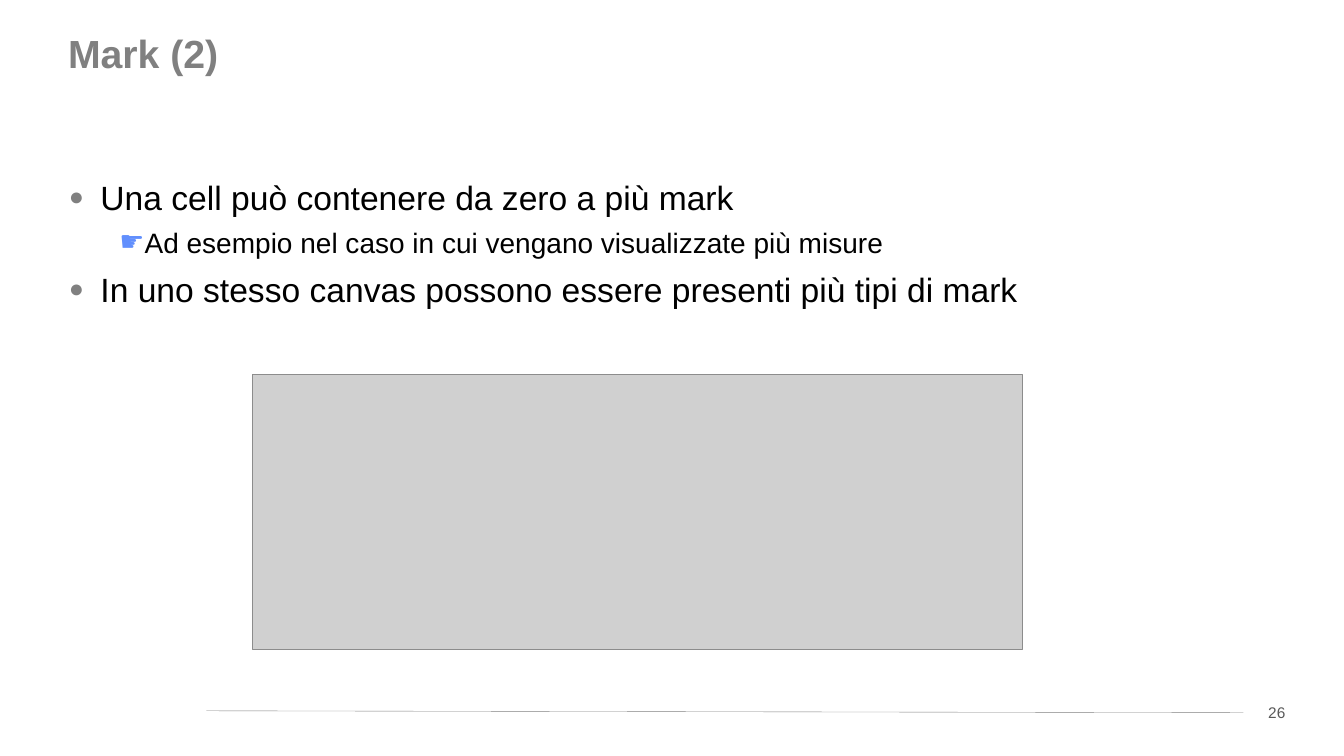
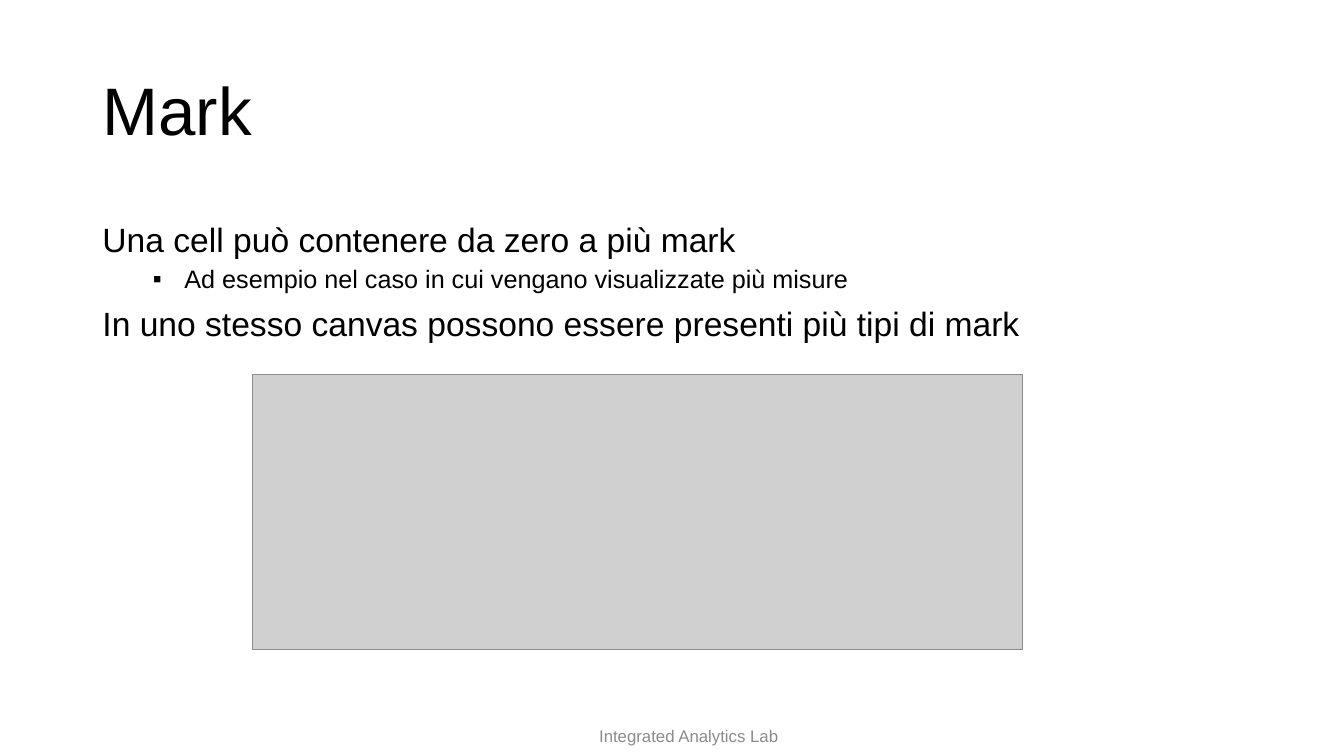
Before and after one commit to w4bo/teaching-handsondatapipelines, a slide deck: slide 18 of 04-OLAPandVisualization/slides.pptx (slide 26 before the commit). Drawn at 1344x756 pixels with LibreOffice and Linux fonts; fonts in the diff are those of the drawing; grey boxes stand for pictures; background and template pictures are left out. Boxes give left, top, right and bottom in pixels: in the first picture for what was removed or moved away, otherwise in the second. Text is boxed around its words. In the diff, an @@ line names an element or a change of style, - is before the commit and + after.

```diff
--- a/04-OLAPandVisualization/slides.pptx
+++ b/04-OLAPandVisualization/slides.pptx
@@ title "Mark" at box(102, 86, 251, 136): vertical alignment top to middle @@
@@ title at box(102, 86, 251, 136): text changed; size 28 to 48 pt; text colour #808080 to #000000; bold off @@
-Mark (2)
+Mark
@@ text "Una cell può contenere da ...": place and size @@
-text "Una cell può contenere da ..." at box(100, 185, 1018, 309)
+text "Una cell può contenere da ..." at box(102, 227, 1020, 343)
@@ text "Una cell può contenere da ..." at box(102, 227, 1020, 343): size 20 to 18 pt in "Ad esempio nel caso in cui vengano ..."; bullet ● to none; line spacing 1 to 0.9; more space between paragraphs; bullet ☛ to ▪; less space between paragraphs; vertical alignment top to middle @@
@@ line removed from (207, 711) to (1244, 713) @@
@@ page number removed at box(1268, 707, 1285, 718) @@
-26
@@ text added at box(599, 730, 778, 746), 12 pt, text #8C8C8C @@
+Integrated Analytics Lab
```
Also in this commit, not shown: 49 other slides changed, 1 slide added, 10 slides removed, 4 other files.
